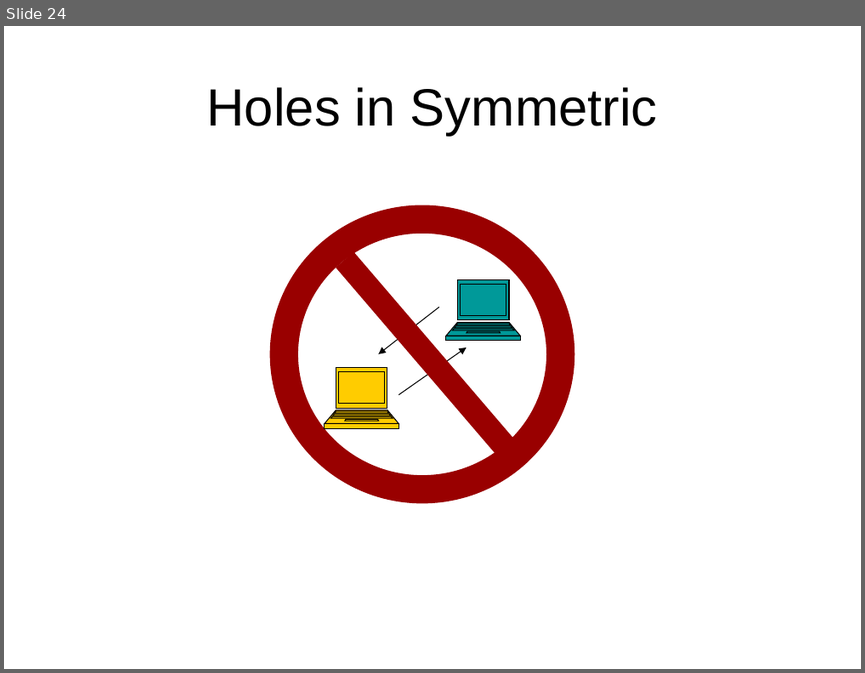
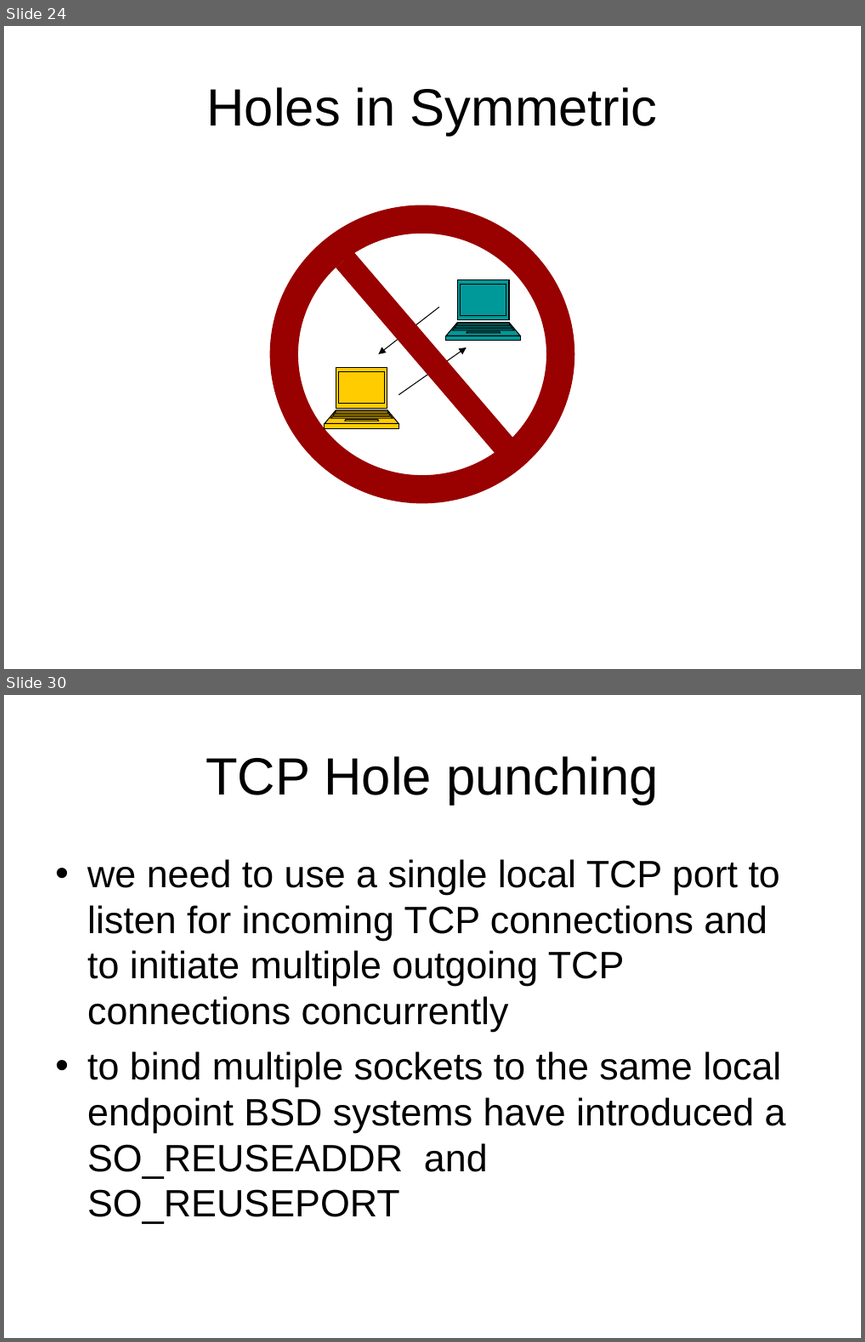
Before and after one commit to BackupTheBerlios/p2p-mentor, a slide deck: slide/nat-p2p.ppt. Shown one above the other, each under a label of ours: slide 24 before the commit, slides 24 and 30 after it; the slides between them are not shown. The pictures are 865x673 and 865x1342 pixels, drawn with LibreOffice and Linux fonts; fonts in the diff are those of the drawing. Boxes give left, top, right and bottom in pixels: in the first picture for what was removed or moved away, otherwise in the second. Text is boxed around its words. In the diff, an @@ line names an element or a change of style, - is before the commit and + after.

Commit message:
added some slides on TURN, STUN and TCP hole punching

```diff
--- a/slide/nat-p2p.ppt
+++ b/slide/nat-p2p.ppt
@@ slide 30 added at (4,695,861,1338), background #FFFFFF @@
@@ title added at (205,756,658,805), 44 pt, text #000000 @@
+TCP Hole punching
@@ text added at (87,859,786,1224), 32 pt, text #000000 @@
+• we need to use a single local TCP port to listen for incoming TCP connections and to initiate multiple outgoing TCP connections concurrently
+• to bind multiple sockets to the same local endpoint BSD systems have introduced a SO_REUSEADDR and SO_REUSEPORT
```
Also in this commit, not shown: 1 slide changed, 5 other slides added, 3 slides removed.
